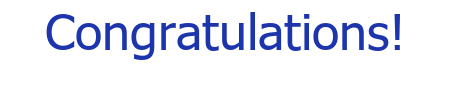
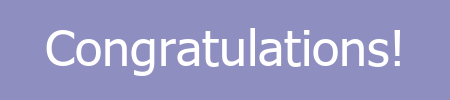
Layer changes from the first 450x100 image to the second:
painted on "Congratulations!" over (x1=46, y1=12, x2=401, y2=76)
added layer "New Layer" (50%) above "Background" over (x1=0, y1=0, x2=450, y2=100)
